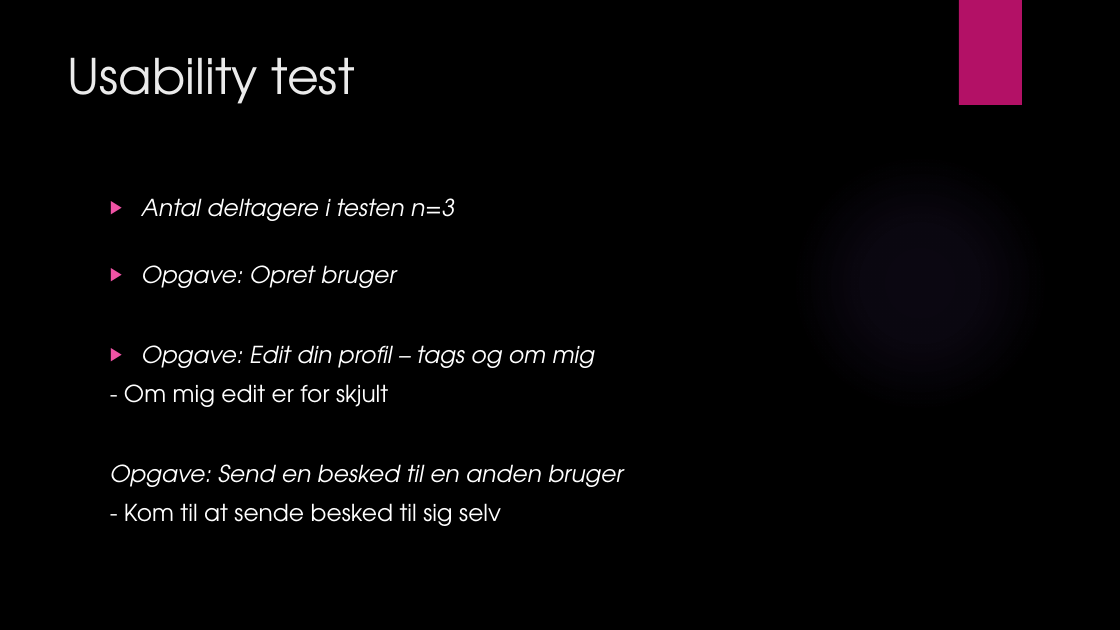
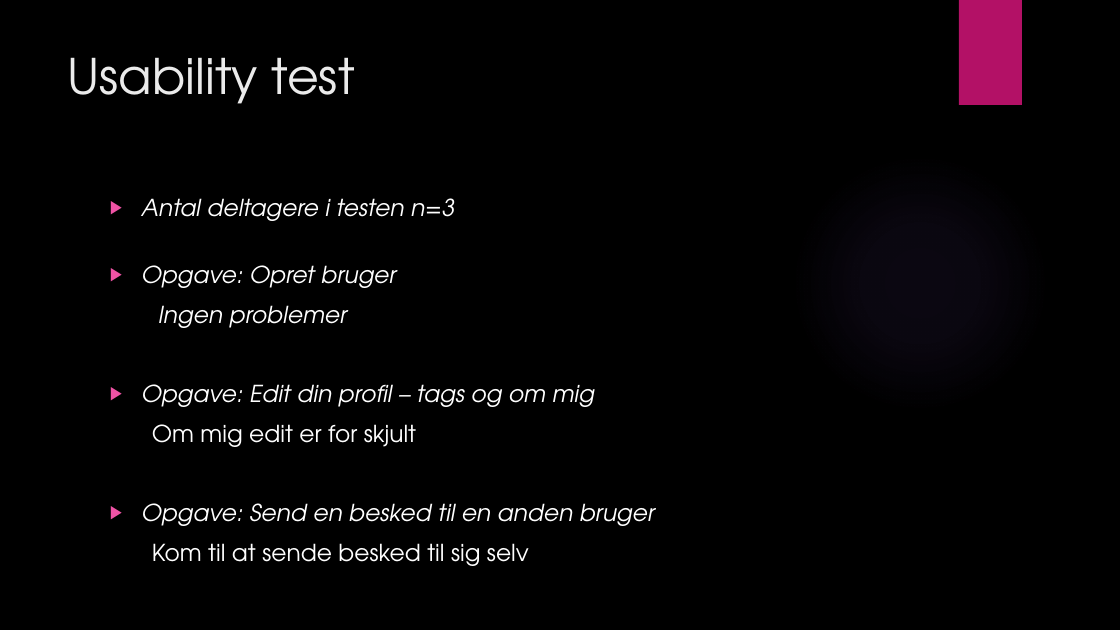
Before and after one commit to MatiasStorm/DateNRate, a slide deck: slide 5 of documents/DateN’Rate.pptx (slide 4 before the commit). Drawn at 1120x630 pixels with LibreOffice and Linux fonts; fonts in the diff are those of the drawing; background and template pictures are left out. Boxes give left, top, right and bottom in pixels: in the first picture for what was removed or moved away, otherwise in the second. Text is boxed around its words. In the diff, an @@ line names an element or a change of style, - is before the commit and + after.

```diff
--- a/documents/DateN’Rate.pptx
+++ b/documents/DateN’Rate.pptx
@@ text at (158,305,347,328): paragraph added @@
+Ingen problemer
@@ text at (152,424,416,447): text changed @@
-- Om mig edit er for skjult
+Om mig edit er for skjult
@@ text at (141,503,655,526): bullet none to ▶ @@
@@ text at (152,543,529,566): text changed @@
-- Kom til at sende besked til sig selv
+Kom til at sende besked til sig selv
```
Also in this commit, not shown: 4 other slides changed, 4 slides added, 1 slide removed.
